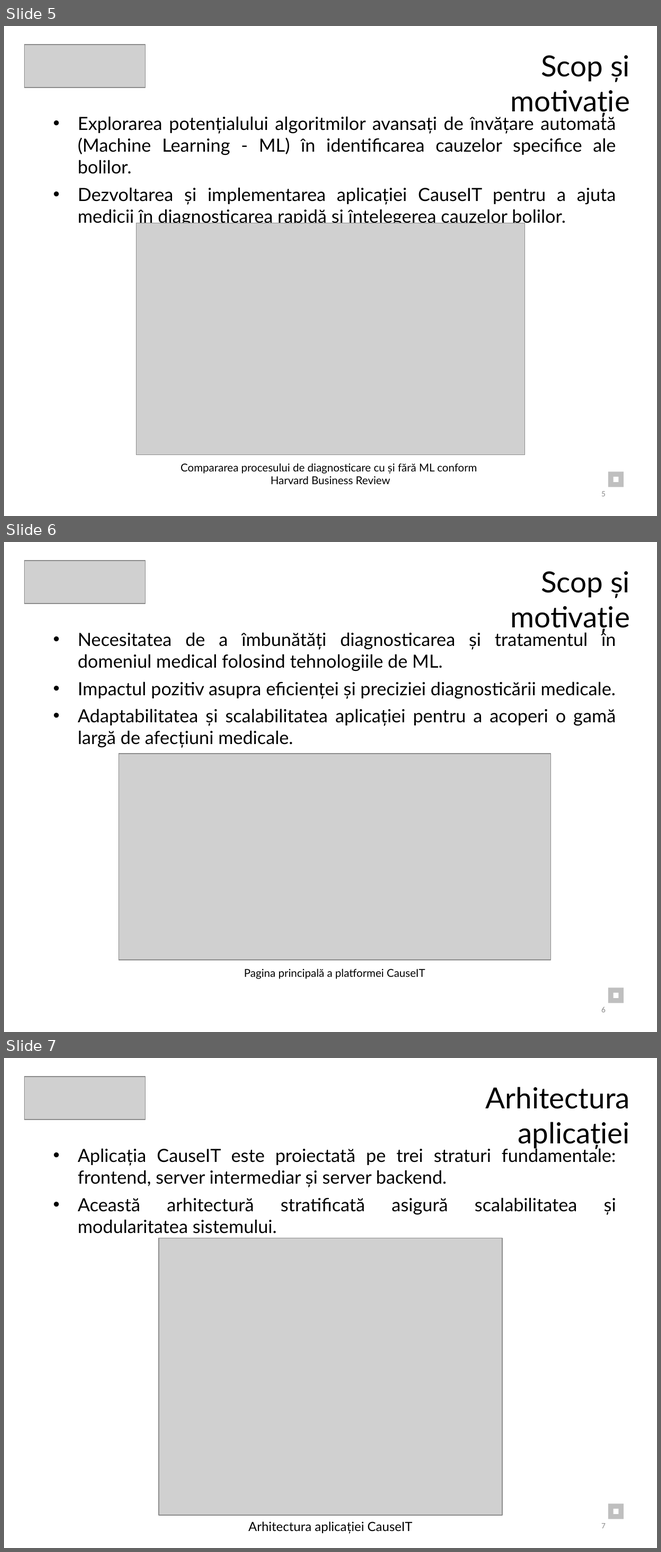
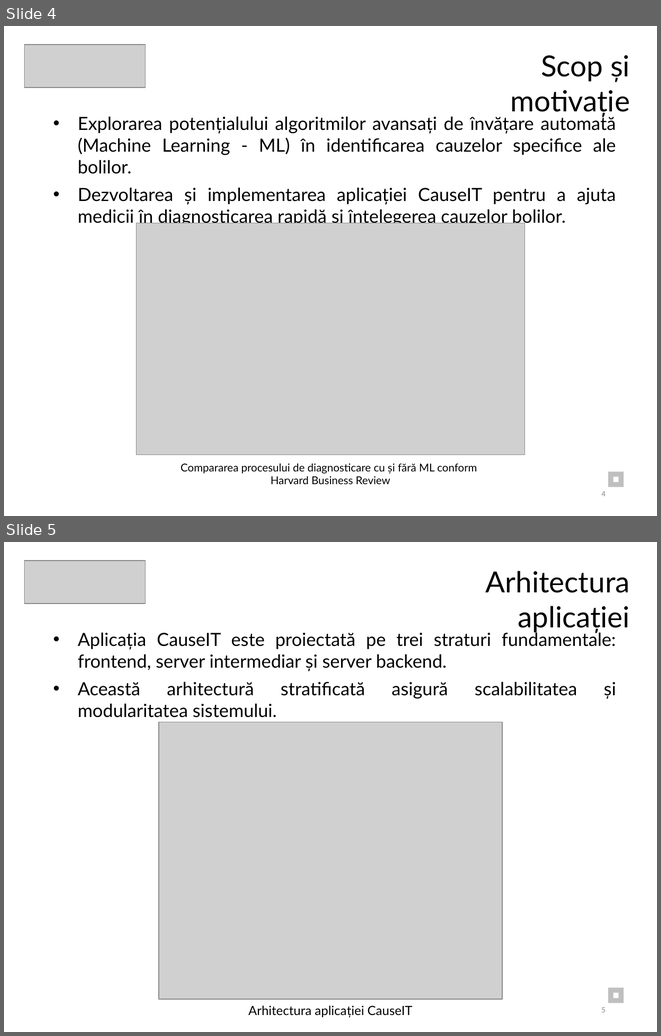
Before and after one commit to Mihnea11/Thesis, a slide deck: Documents/Thesis Presentation.pptx. Shown one above the other, each under a label of ours: slides 5, 6 and 7 before the commit, slides 4 and 5 after it. The pictures are 661x1552 and 661x1036 pixels, drawn with LibreOffice and Linux fonts; fonts in the diff are those of the drawing; grey boxes stand for pictures. Boxes give left, top, right and bottom in pixels: in the first picture for what was removed or moved away, otherwise in the second. Text is boxed around its words. In the diff, an @@ line names an element or a change of style, - is before the commit and + after.

```diff
--- a/Documents/Thesis Presentation.pptx
+++ b/Documents/Thesis Presentation.pptx
@@ slide 6 removed at (4, 542, 657, 1032), background #FFFFFF @@
@@ picture removed at (24, 561, 145, 604) @@
@@ text removed at (510, 571, 630, 633) @@
-Scop și motivație
@@ text removed at (78, 631, 616, 748) @@
-• Necesitatea de a îmbunătăți diagnosticarea și tratamentul în domeniul medical folosind tehnologiile de ML.
-• Impactul pozitiv asupra eficienței și preciziei diagnosticării medicale.
-• Adaptabilitatea și scalabilitatea aplicației pentru a acoperi o gamă largă de afecțiuni medicale.
@@ picture removed at (119, 753, 550, 960) @@
@@ text removed at (244, 969, 425, 979) @@
-Pagina principală a platformei CauseIT
@@ rectangle removed at (608, 987, 624, 1003) @@
@@ rectangle removed at (613, 992, 618, 998) @@
@@ page number removed at (601, 1006, 606, 1012) @@
-6
@@ what was slide 5 is now slide 4 @@
@@ page number at (601, 491, 606, 496): text changed @@
-5
+4
@@ what was slide 7 is now slide 5 @@
@@ page number at (601, 1007, 606, 1012): text changed @@
-7
+5
```
Also in this commit, not shown: 3 slides changed, 1 other slide removed, 1 other file.
